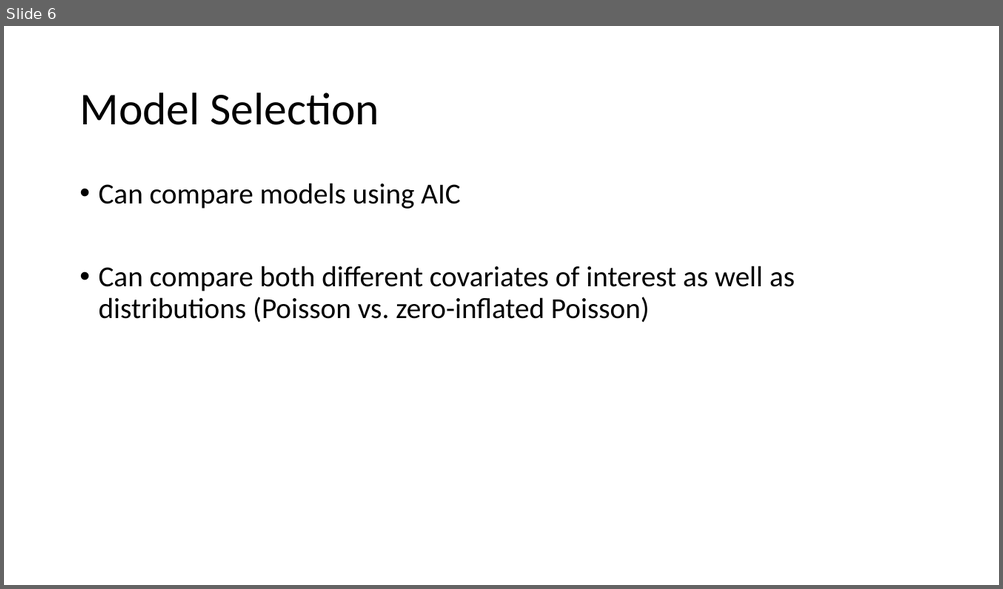
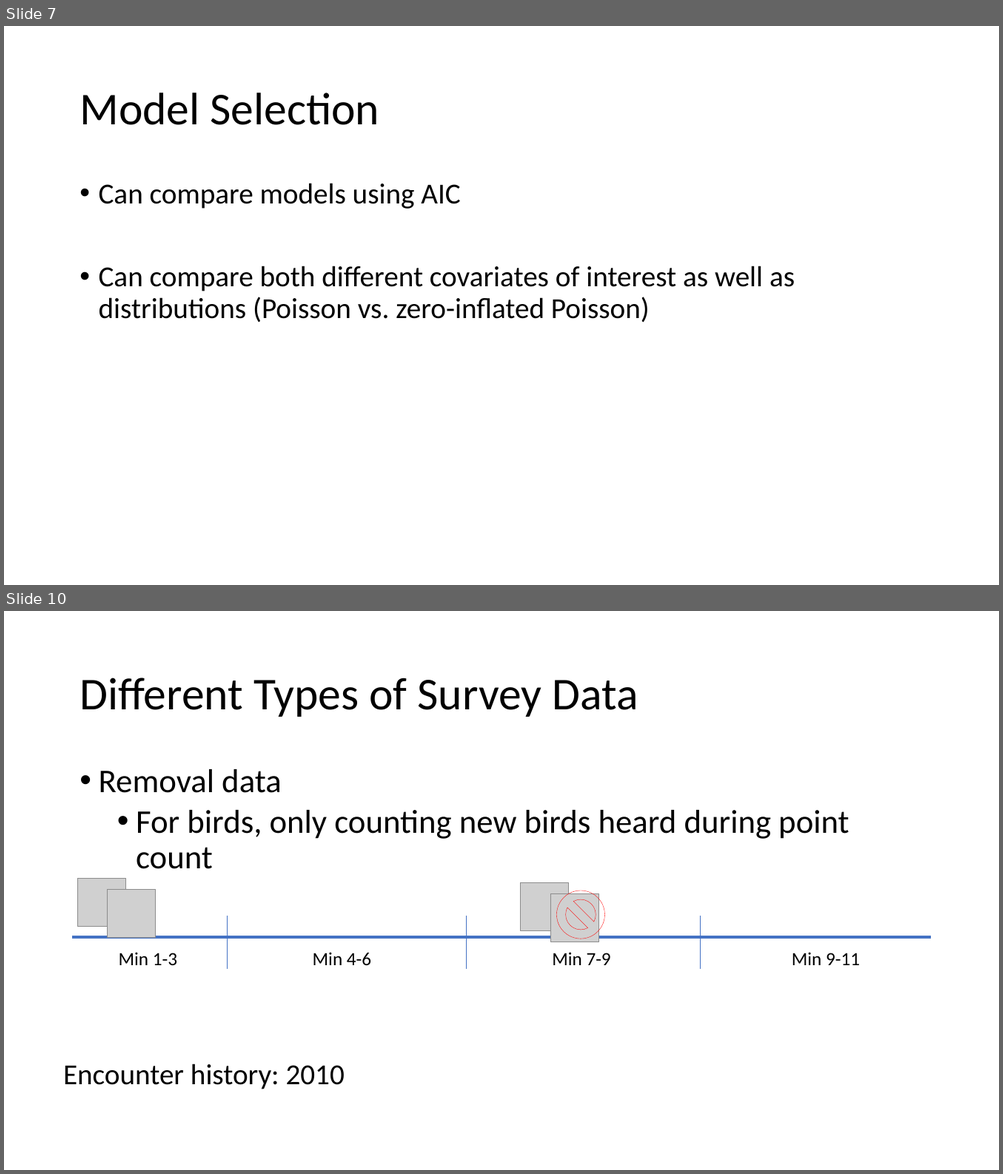
Before and after one commit to evanmadams/NAOC2020-Count-Data-Workshop, a slide deck: lessons/Nmix advanced.pptx. Shown one above the other, each under a label of ours: slide 6 before the commit, slides 7 and 10 after it; the slides between them are not shown. The pictures are 1003x589 and 1003x1174 pixels, drawn with LibreOffice and Linux fonts; fonts in the diff are those of the drawing; grey boxes stand for pictures. Boxes give left, top, right and bottom in pixels: in the first picture for what was removed or moved away, otherwise in the second. Text is boxed around its words. In the diff, an @@ line names an element or a change of style, - is before the commit and + after.

```diff
--- a/lessons/Nmix advanced.pptx
+++ b/lessons/Nmix advanced.pptx
@@ slide 10 added at (4,611,999,1170), background #FFFFFF @@
@@ title added at (79,678,637,717), 44 pt, text #000000 @@
+Different Types of Survey Data
@@ text added at (99,769,848,869), 32 pt, text #000000 @@
+• Removal data
+  • For birds, only counting new birds heard during point count
@@ picture added at (77,878,125,925) @@
@@ picture added at (108,889,156,937) @@
@@ picture added at (521,883,568,931) @@
@@ picture added at (551,894,599,942) @@
@@ no-entry sign added at (557,891,605,940), outline #FF0000 0.25 pt @@
@@ line added from (227, 916) to (227, 969), #4472C4 0.5 pt @@
@@ line added from (466, 916) to (466, 969), #4472C4 0.5 pt @@
@@ line added from (700, 916) to (700, 969), #4472C4 0.5 pt @@
@@ line added from (73, 938) to (930, 938), #4472C4 3 pt @@
@@ text added at (119,952,177,965), 18 pt, text #000000 @@
+Min 1-3
@@ text added at (313,952,371,966), 18 pt, text #000000 @@
+Min 4-6
@@ text added at (552,952,611,965), 18 pt, text #000000 @@
+Min 7-9
@@ text added at (791,952,859,965), 18 pt, text #000000 @@
+Min 9-11
@@ text added at (63,1064,344,1090), 28 pt, text #000000 @@
+Encounter history: 2010
@@ what was slide 6 is now slide 7 @@
```
Also in this commit, not shown: 4 slides changed, 4 other slides added, 6 slides removed, 2 other files.
